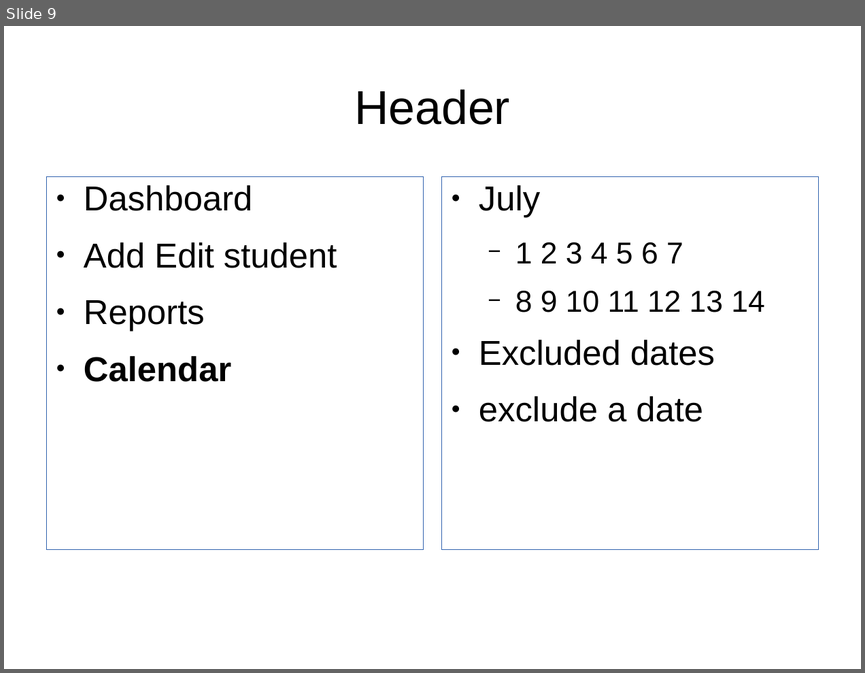
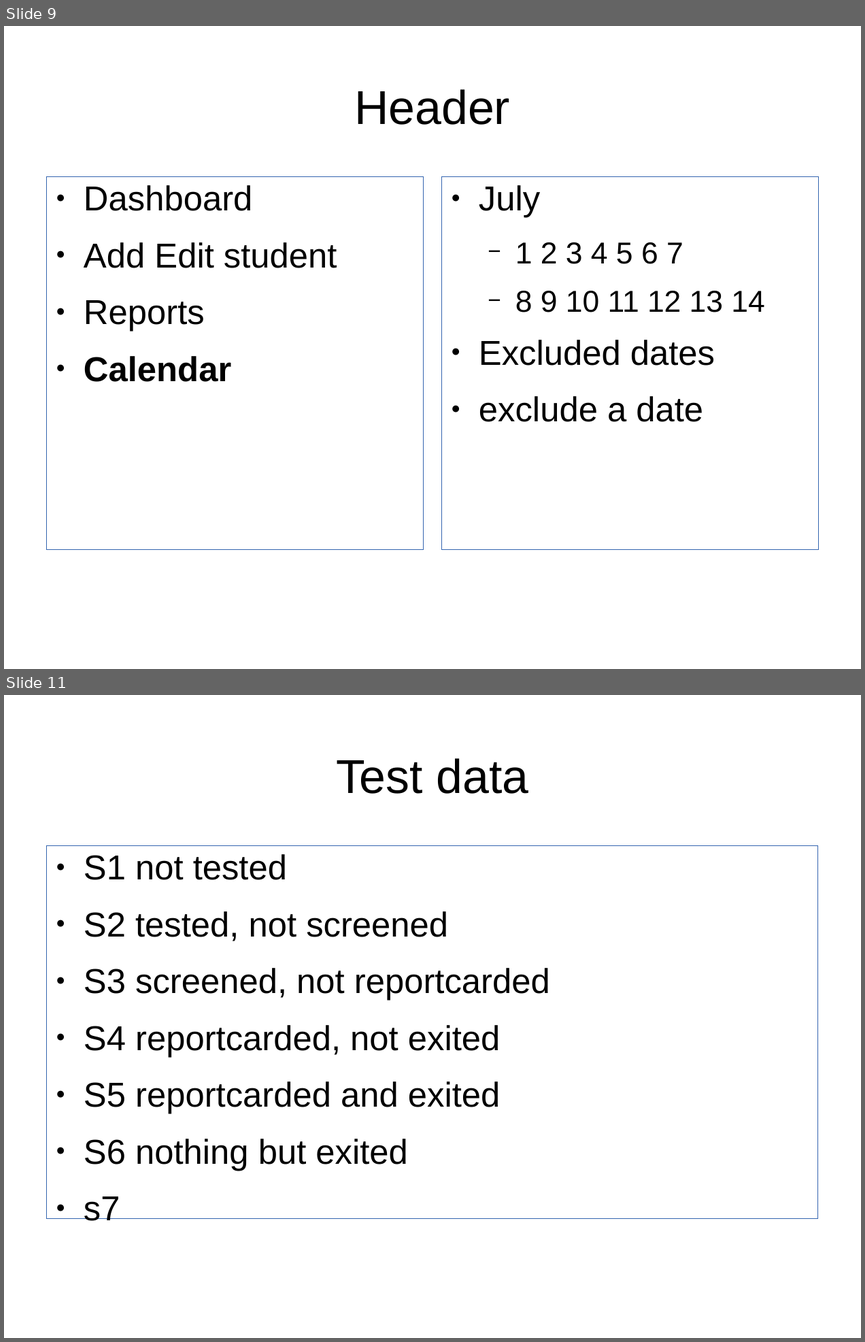
Before and after one commit to rlarsen4/daytracker, a slide deck: mockup.odp. Shown one above the other, each under a label of ours: slide 9 before the commit, slides 9 and 11 after it; the slides between them are not shown. The pictures are 865x673 and 865x1342 pixels, drawn with LibreOffice and Linux fonts; fonts in the diff are those of the drawing. Boxes give left, top, right and bottom in pixels: in the first picture for what was removed or moved away, otherwise in the second. Text is boxed around its words. In the diff, an @@ line names an element or a change of style, - is before the commit and + after.

```diff
--- a/mockup.odp
+++ b/mockup.odp
@@ slide 11 added at <box>4,695,861,1338</box>, background #FFFFFF @@
@@ title added at <box>336,758,528,794</box>, 44 pt, text #000000 @@
+Test data
@@ text added at <box>47,845,818,1217</box>, outline #3465AF 0 pt, 32 pt, text #000000 @@
+● S1 not tested
+● S2 tested, not screened
+● S3 screened, not reportcarded
+● S4 reportcarded, not exited
+● S5 reportcarded and exited
+● S6 nothing but exited
+● s7
```
Also in this commit, not shown: 1 slide changed, 14 other files.
